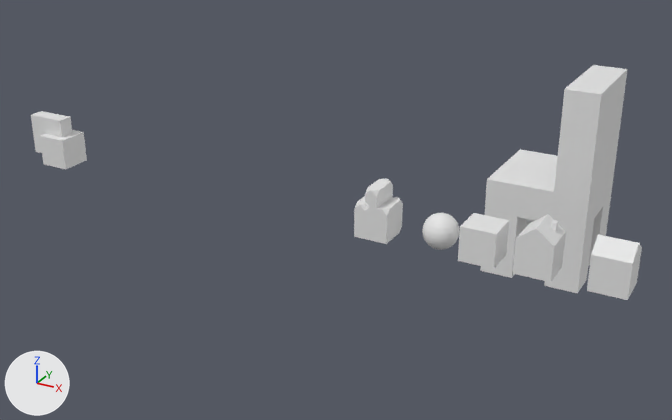
Before and after pictures for a commit that changed the Blender file shed.blend.
Camera for both pictures: a 50 mm camera at (44.4, -42.8, 21.3) aimed at (20.3, 1.0, -0.6). Every picture has the same lights, and +X, +Y and +Z are marked at lower left.
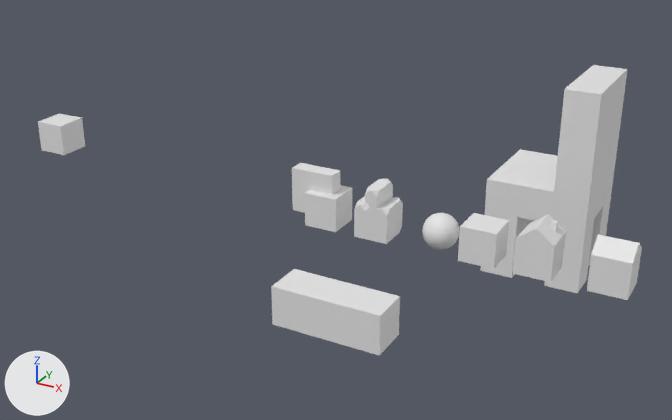
Pixel boxes [x1, y1, x2, y2] of what changed, in the pictures (672 x 420 px):
'Cube.005', added: after [271, 269, 400, 355]
'Cube.004', moved: before [31, 111, 87, 169]; after [292, 163, 352, 232]
'Cube.006', added: after [38, 113, 85, 155]

The change, as a list of edits to the scene's bpy script:
```text
Add me_cube_010:
    me_cube_010.from_pydata(...)  # a box spanning x -1.0..1.0, y -1.0..1.0, z -1.0..1.0
Add me_cube_009:
    me_cube_009.from_pydata([(-2.77, -1.0, -1.0), (-2.03, -0.73, 1.0), (-2.21, 1.0, -0.44), (-2.03, 0.73, 1.0), (2.77, -1.0, -1.0), (2.03, -0.73, 1.0), (2.21, 1.0, -0.44), (2.03, 0.73, 1.0), (-2.77, -1.0, 1.0), (-2.21, 1.0, 0.44), (2.21, 1.0, 0.44), (2.77, -1.0, 1.0), (-2.77, 1.0, 1.0), (-2.77, 1.0, -1.0), (2.77, 1.0, -1.0), (2.77, 1.0, 1.0)], [], [(0, 8, 12, 13), (2, 9, 10, 6), (14, 15, 11, 4), (4, 11, 8, 0), (13, 14, 4, 0), (7, 3, 1, 5), (1, 3, 12, 8), (3, 7, 15, 12), (7, 5, 11, 15), (5, 1, 8, 11), (9, 2, 13, 12), (2, 6, 14, 13), (10, 9, 12, 15), (6, 10, 15, 14)])
Change ob_cube_004:
    ob_cube_004.location: (0.0, 0.0, 0.0) -> (20.34, 0.0, 0.0)
Add ob_cube_006:
    ob_cube_006 = bpy.data.objects.new('Cube.006', me_cube_010)
    ob_cube_006.location = (0.0, 0.0, 1.0)
Add ob_cube_005:
    ob_cube_005 = bpy.data.objects.new('Cube.005', me_cube_009)
    ob_cube_005.location = (26.41, -10.28, 0.0)
```
